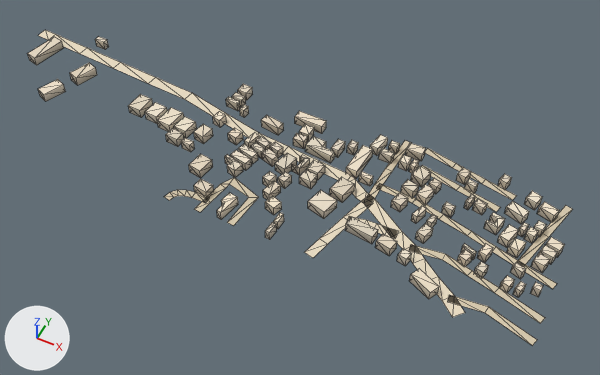
A saved change to the glTF model public/assets/bengaluru-region-v1/tiles/t-17_22-l1.glb.
The view is the same before and after, from a camera (50 mm lens) standing at (-8009.0, 10673.0, 480.0) and looking at (-8206.0, 11068.0, -14.0). The lights are fixed; the arrows at lower left show +X, +Y and +Z. The first picture is the older version. Mesh edges are drawn as thin lines.

Objects in the first picture: 'building', 'ground'.
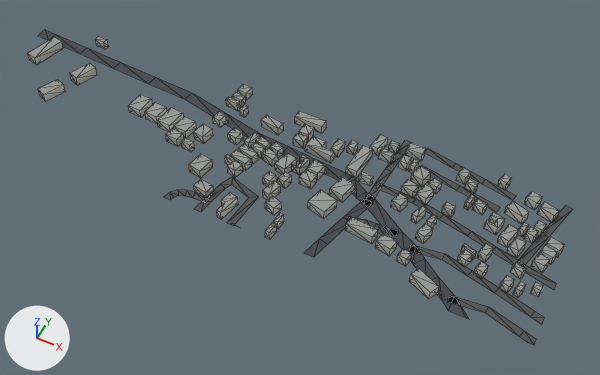
Pixel boxes [x1, y1, x2, y2] of what changed, in the pictures (600 x 375 px; the box of a moved part takes in the faces that stretch with it):
'ground', reshaped
    before: [38, 30, 572, 346]
    after: [38, 30, 572, 345]
part 1 of me_building, recoloured
    both: [27, 37, 565, 298]
part 2 of me_ground, moved or reshaped
    before: [164, 177, 327, 258]
    after: [164, 177, 327, 257]
part 3 of me_ground, reshaped
    before: [442, 264, 557, 346]
    after: [442, 264, 556, 345]
part 4 of me_ground, reshaped
    before: [319, 140, 411, 181]
    after: [319, 141, 428, 181]
part 5 of me_ground, recoloured
    both: [38, 30, 572, 313]

The edits, one by one:
me_building is used by ob_building; location (-8500.0, 11000.0, 0.0).
me_building had 770 vertices, 969 faces and spanned x 15.0..496.0, y 1.0..135.0, z 0.0..8.0.
me_building now has 770 vertices, 1168 faces and spans x 15.0..496.0, y 1.0..135.0, z 0.0..8.0.
me_building part 1: 969 kept faces spanning x 15.0..496.0, y 1.0..135.0, z 0.0..8.0 get new vertex colours.
Edits to the shape of me_building do not show in these pictures.
me_ground is used by ob_ground; location (-8500.0, 11000.0, 0.0).
Verts and faces of me_ground; kept vertices keep their numbers, new ones are numbered from 142.
Before the commit, vertices of me_ground: 64 (359.0, 140.0, 1.0) at pixel (411, 142), 65 (353.0, 140.0, 1.0) at pixel (404, 140), 66 (357.0, 103.0, 1.0) at pixel (392, 171), 67 (351.0, 103.0, 1.0) at pixel (385, 168), 72 (373.0, 140.0, 1.0) at pixel (427, 148).
Before the commit, vertices of me_ground: 73 (371.0, 134.0, 1.0), 122 (330.0, 85.0, 1.0) at pixel (351, 175), 123 (329.0, 75.0, 1.0).
me_ground had 142 vertices, 118 faces and spanned x 0.0..501.0, y -4.0..140.0, z 1.0.
me_ground now has 155 vertices, 129 faces and spans x 0.0..500.0, y 0.0..140.0, z 1.0.
Part 2, on me_ground:
2 vertices are removed from x 217.0..338.0, y -1.0, z 1.0.
4 faces are deleted.
4 vertices move from x 211.0..331.0, y 1.0..42.0, z 1.0 to x 217.0..339.0, y 0.0..42.0, z 1.0.
5 vertices are added at (279.0, 0.0, 1.0), (270.0, 1.0, 1.0), (270.0, 0.0, 1.0), (211.0, 0.0, 1.0), (330.0, 0.0, 1.0).
5 new faces join them.
Part 3, on me_ground:
6 vertices are removed from x 451.0..501.0, y -1.0..55.0, z 1.0.
6 faces are deleted.
2 vertices move from x 444.0..499.0, y -4.0..49.0, z 1.0 to x 440.0..500.0, y 0.0..55.0, z 1.0.
13 vertices are added at x 453.0..500.0, y 0.0..49.0, z 1.0.
13 new faces join them.
Part 4, on me_ground:
Faces deleted: (64, 65, 67), (64, 67, 66).
Vertex 123 moves to (328.0, 75.0, 1.0).
Vertex 122 moves to (331.0, 85.0, 1.0), pixel (352, 175).
New vertex 153 is at (352.0, 125.0, 1.0), pixel (396, 151).
New vertex 154 is at (358.0, 124.0, 1.0), pixel (403, 154).
New vertex 155 is at (373.0, 140.0, 1.0), pixel (427, 148).
New faces: (64, 65, 153), (64, 153, 154), (67, 154, 153), (66, 154, 67), (72, 155, 73).
me_ground part 5: 106 kept faces spanning x 0.0..500.0, y 0.0..140.0, z 1.0 get new vertex colours; the middle colour goes from beige #d7c9ae to dark grey #535556.
